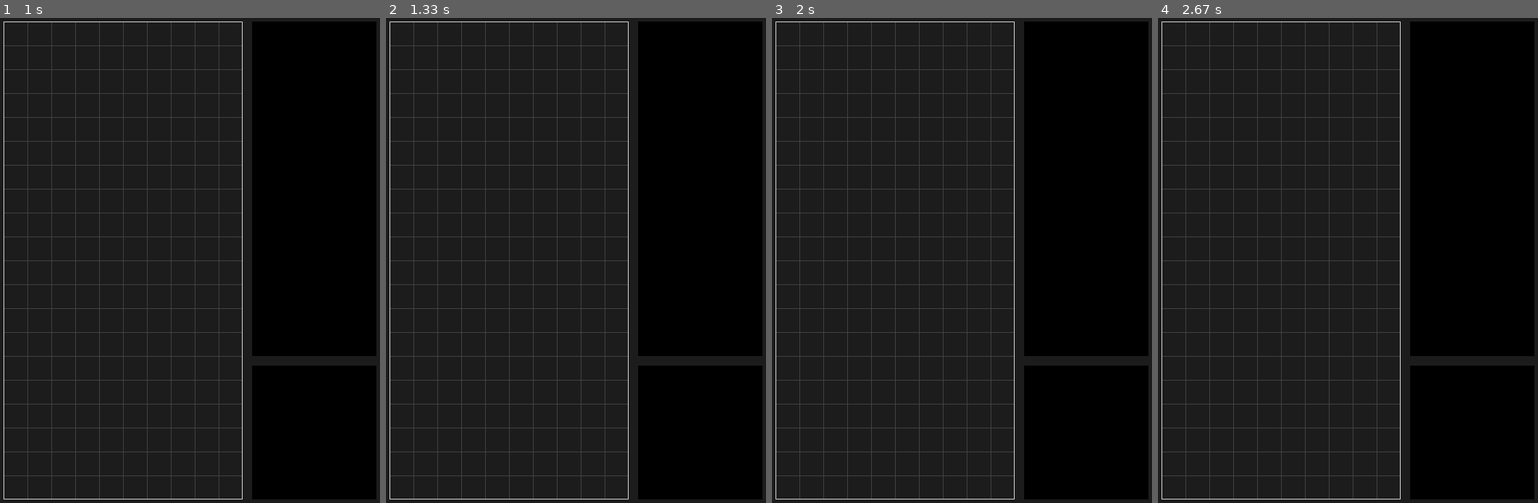
Above: before the commit, frames 1-4 (left to right).
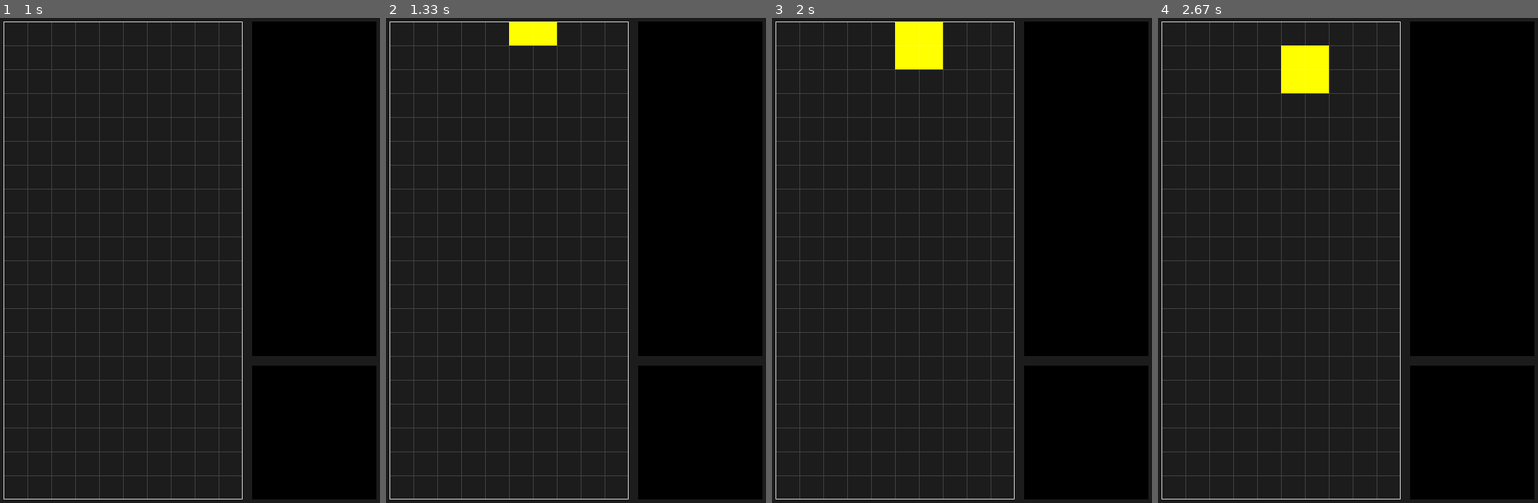
Above: after the commit, the same moments.

Repository: milliorn/learning-playgrounds
Game: pygame game, started from Net Ninja/Build a Tetris Clone with Pygame/main.py
The game is run twice, just before and just after one commit, with the same random seed, the same clock (stepped at 60 frames per second) and the same inputs.
Inputs:
- Up to frame 1 (1 s): no input
- Up to frame 2 (1.33 s): no input
- Up to frame 3 (2 s): no input
- Up to frame 4 (2.67 s): no input

Frame 1 is identical in both runs. In frame 2, 0.6% of the frame differs, in the area x 32-45%, y 0-6%; in frame 3, 1.2%; in frame 4, 1.2%, in the area x 32-45%, y 5-16%.

Commit message:
moving shapes

Diff:
--- a/Net Ninja/Build a Tetris Clone with Pygame/game.py
+++ b/Net Ninja/Build a Tetris Clone with Pygame/game.py
@@ -1,31 +1,59 @@
 # Import necessary modules and settings
+from random import choice
+
 from settings import *
-from random import choice
+from timer import Timer
 
 # Class for managing the main game
 
 
 class Game:
     def __init__(self):
-        # Create a surface for the game using specified dimensions
-        self.surface = pygame.Surface((GAME_WIDTH, GAME_HEIGHT))
-
+        """
+        Initialize a Game instance.
+        """
+        self.surface = pygame.Surface(
+            (GAME_WIDTH, GAME_HEIGHT))  # Create a game surface with specified dimensions
         # Get the display surface from Pygame
         self.display = pygame.display.get_surface()
 
         # Define the position of the game surface within the window
         self.rect = self.surface.get_rect(topleft=(PADDING, PADDING))
+        # Create a sprite group to hold game sprites
         self.sprites = pygame.sprite.Group()
 
         # Create a surface for drawing grid lines
         self.line_surface = self.surface.copy()
+        # Fill the line surface with a color
         self.line_surface.fill((0, 255, 0))
+        # Set the colorkey for transparency
         self.line_surface.set_colorkey((0, 255, 0))
-        self.line_surface.set_alpha(51)
+        self.line_surface.set_alpha(51)  # Set the alpha value for transparency
 
         # Create a random tetromino
         self.tetromino = Tetromino(
-            choice(list(TETROMINOES.keys())), self.sprites)
+            choice(
+                list(
+                    TETROMINOES.keys())),
+            self.sprites)
+
+        # Create timers for game actions
+        self.timers = {
+            'vertical move': Timer(UPDATE_START_SPEED, True, self.move_down),
+            'horizontal move': Timer(MOVE_WAIT_TIME),
+            'rotate': Timer(ROTATE_WAIT_TIME)
+        }
+        # Activate the vertical move timer
+        self.timers['vertical move'].activate()
+
+    def timer_update(self):
+        """Update all timers."""
+        for timer in self.timers.values():
+            timer.update()
+
+    def move_down(self):
+        """Move the tetromino down by one block."""
+        self.tetromino.move_down()
 
     def draw_grid(self):
         """
@@ -49,6 +77,8 @@
         """
         Run and update the game display.
         """
+        self.timer_update()  # Update the timers
+        self.sprites.update()  # Update all sprites
         self.surface.fill(GRAY)  # Fill the game surface with a gray background
         # Draw all sprites onto the game surface
         self.sprites.draw(self.surface)
@@ -82,6 +112,10 @@
         self.blocks = [Block(group, pos, self.color)
                        for pos in self.block_positions]
 
+    def move_down(self):
+        """Move all blocks of the tetromino down by one block."""
+        for block in self.blocks:
+            block.pos.y += 1
 
 # Class representing a block (part of a tetromino)
 
@@ -111,3 +145,8 @@
 
         # Get the block's rectangle (position and size)
         self.rect = self.image.get_rect(topleft=(x, y))
+
+    def update(self):
+        """Update the block's position based on its current position."""
+        self.rect.topleft = self.pos * \
+            CELL_SIZE  # Update the block's rectangle position based on the current position
--- a/Net Ninja/Build a Tetris Clone with Pygame/settings.py
+++ b/Net Ninja/Build a Tetris Clone with Pygame/settings.py
@@ -22,7 +22,7 @@
 BLOCK_OFFSET = pygame.Vector2(COLUMNS // 2, -1)  # Initial block offset
 MOVE_WAIT_TIME = 200  # Wait time for block movement
 ROTATE_WAIT_TIME = 200  # Wait time for block rotation
-UPDATE_START_SPEED = 200  # Initial update speed for the game
+UPDATE_START_SPEED = 600  # Initial update speed for the game
 
 # Colors
 BLUE = '#204b9b'
--- /dev/null
+++ b/Net Ninja/Build a Tetris Clone with Pygame/timer.py
@@ -0,0 +1,50 @@
+from pygame.time import get_ticks
+
+
+class Timer:
+    def __init__(self, duration, repeated=False, func=None):
+        """
+        Initialize a Timer instance.
+
+        Args:
+            duration (int): Duration of the timer in milliseconds.
+            repeated (bool): Indicates whether the timer should repeat after each duration.
+            func (callable): Function to be called when the timer's duration is reached.
+        """
+
+        self.duration = duration  # Set the duration of the timer
+        self.func = func  # Set the function to be called when the timer's duration is reached
+        self.repeated = repeated  # Set whether the timer should repeat
+
+        self.active = False  # Initialize the timer as inactive
+        self.start_time = 0  # Initialize the start time of the timer
+
+    def activate(self):
+        """Activate the timer and set the start time."""
+        self.active = True  # Set the timer as active
+        self.start_time = get_ticks()  # Set the start time to the current time
+
+    def deactivate(self):
+        """Deactivate the timer and reset the start time."""
+        self.active = False  # Set the timer as inactive
+        self.start_time = 0  # Reset the start time
+
+    def update(self):
+        """
+        Update the timer's state and call the specified function if the duration is reached.
+
+        If the timer is repeated, activate it again for the next cycle.
+        """
+        current_time = get_ticks()  # Get the current time
+
+        # Check if the timer's duration is reached and it's active
+        if current_time - self.start_time >= self.duration and self.active:
+            if self.func and self.start_time != 0:
+                self.func()  # Call the specified function if available
+
+            self.deactivate()  # Deactivate the timer
+
+            # If the timer is set to repeat, activate it again for the next
+            # cycle
+            if self.repeated:
+                self.activate()
